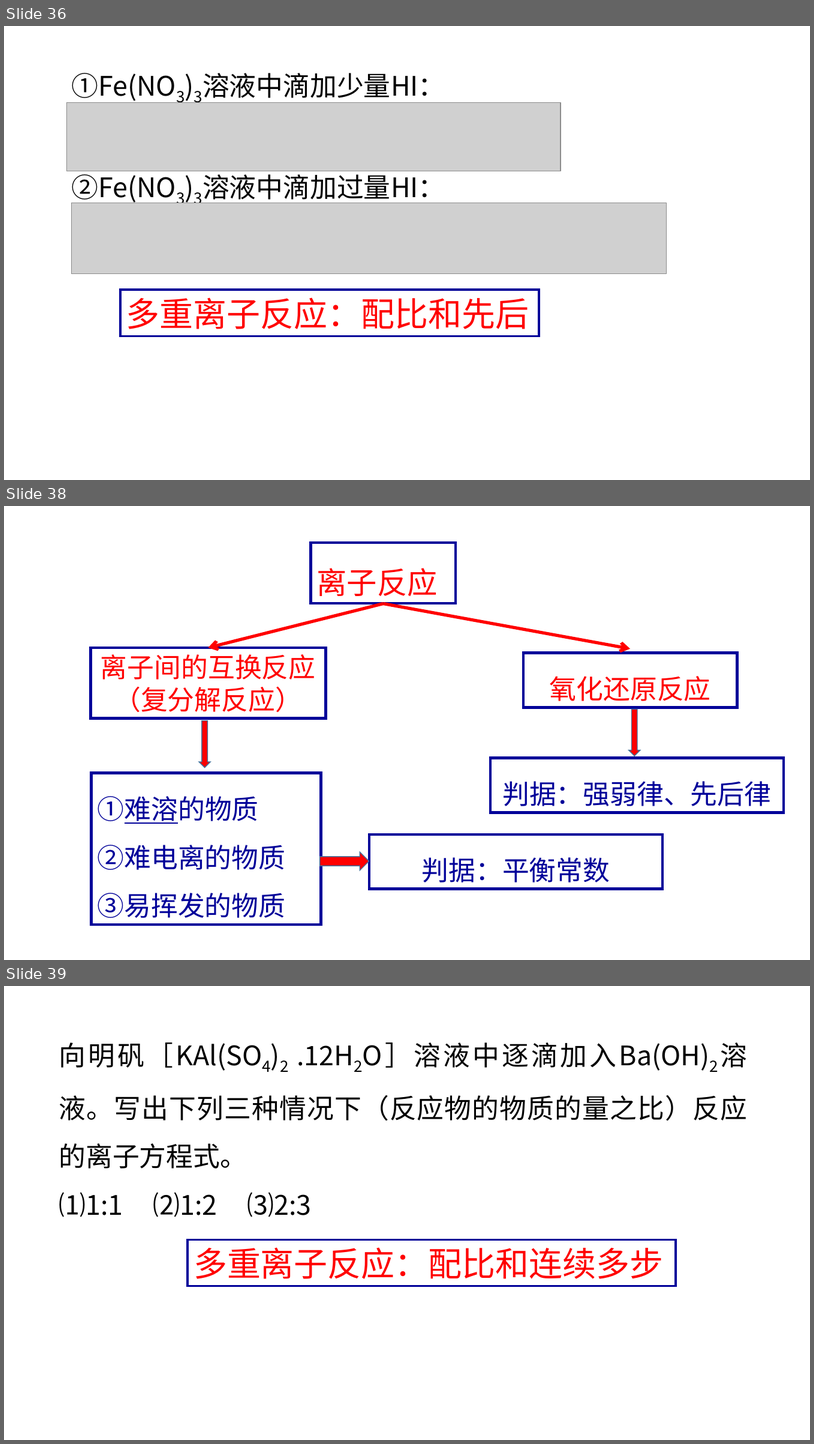
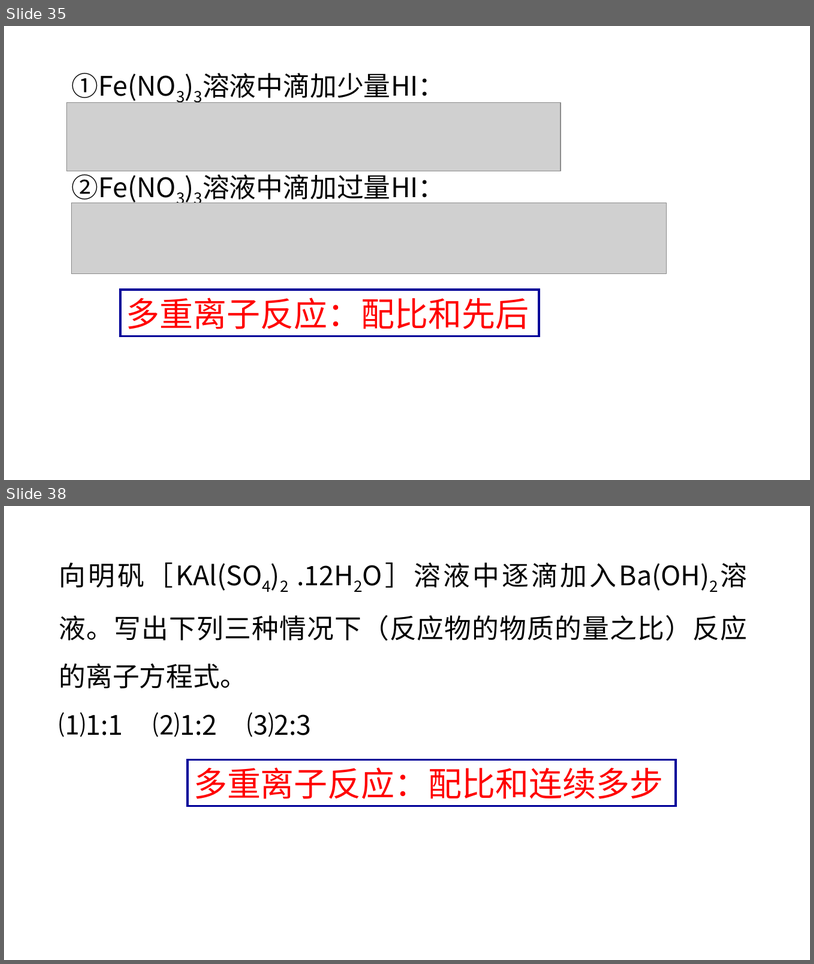
Before and after one commit to EntropyRiser/underwaterftp, a slide deck: files/Chemistry/一轮复习—离子反应专题 正式.ppt. Shown one above the other, each under a label of ours: slides 36, 38 and 39 before the commit, slides 35 and 38 after it; the slides between them are not shown. The pictures are 814x1444 and 814x964 pixels, drawn with LibreOffice and Linux fonts; fonts in the diff are those of the drawing; grey boxes stand for pictures. Boxes give left, top, right and bottom in pixels: in the first picture for what was removed or moved away, otherwise in the second. Text is boxed around its words. In the diff, an @@ line names an element or a change of style, - is before the commit and + after.

```diff
--- a/files/Chemistry/一轮复习—离子反应专题 正式.ppt
+++ b/files/Chemistry/一轮复习—离子反应专题 正式.ppt
@@ slide 38 removed at [4, 506, 810, 960], background #FFFFFF @@
@@ rectangle removed at [311, 542, 456, 603] @@
-离子反应
@@ arrow removed from (383, 603) to (209, 648) @@
@@ arrow removed from (383, 603) to (630, 649) @@
@@ rectangle removed at [90, 648, 326, 718] @@
-离子间的互换反应（复分解反应）
@@ rectangle removed at [523, 653, 737, 707] @@
-氧化还原反应
@@ down arrow removed at [199, 721, 211, 767] @@
@@ down arrow removed at [629, 709, 641, 756] @@
@@ rectangle removed at [491, 757, 784, 812] @@
-判据：强弱律、先后律
@@ rectangle removed at [92, 772, 321, 924] @@
-①难溶的物质
-②难电离的物质
-③易挥发的物质
@@ rectangle removed at [369, 834, 662, 889] @@
-判据：平衡常数
@@ right arrow removed at [320, 852, 369, 870] @@
@@ what was slide 36 is now slide 35 @@
@@ what was slide 39 is now slide 38 @@
```
Also in this commit, not shown: 4 slides changed, 8 slides added, 24 other slides removed.
